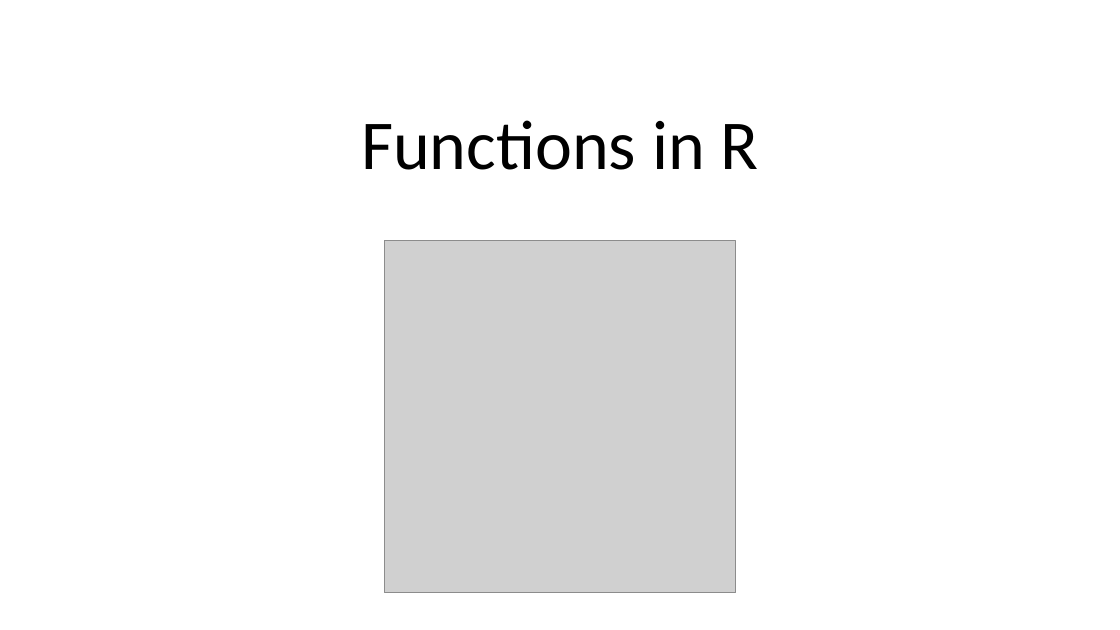
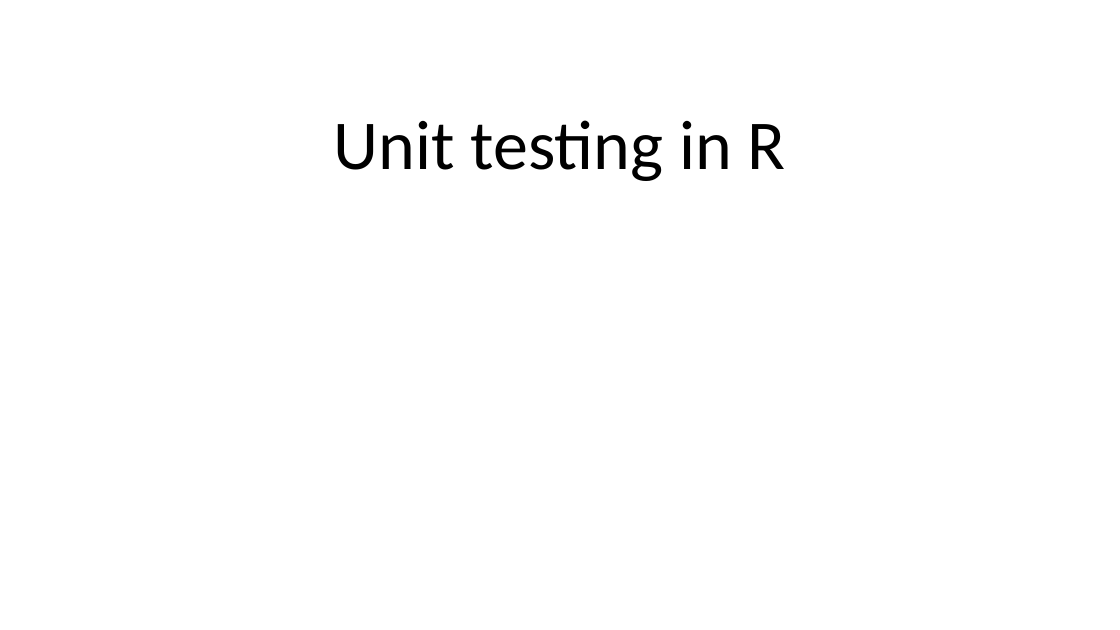
Before and after one commit to sophiefeldmanbright/ScHARR-open-science-workshop, a slide deck: slide 1 of content/resources/unit testing/unit-testing.pptx. Drawn at 1120x630 pixels with LibreOffice and Linux fonts; fonts in the diff are those of the drawing; grey boxes stand for pictures. Boxes give left, top, right and bottom in pixels: in the first picture for what was removed or moved away, otherwise in the second. Text is boxed around its words. In the diff, an @@ line names an element or a change of style, - is before the commit and + after.

```diff
--- a/content/resources/unit testing/unit-testing.pptx
+++ b/content/resources/unit testing/unit-testing.pptx
@@ title at box(334, 120, 786, 181): text changed @@
-Functions in R
+Unit testing in R
@@ picture removed at box(384, 241, 736, 593) @@
```
Also in this commit, not shown: 2 other slides changed, 5 slides added, 4 slides removed, 16 other files.
